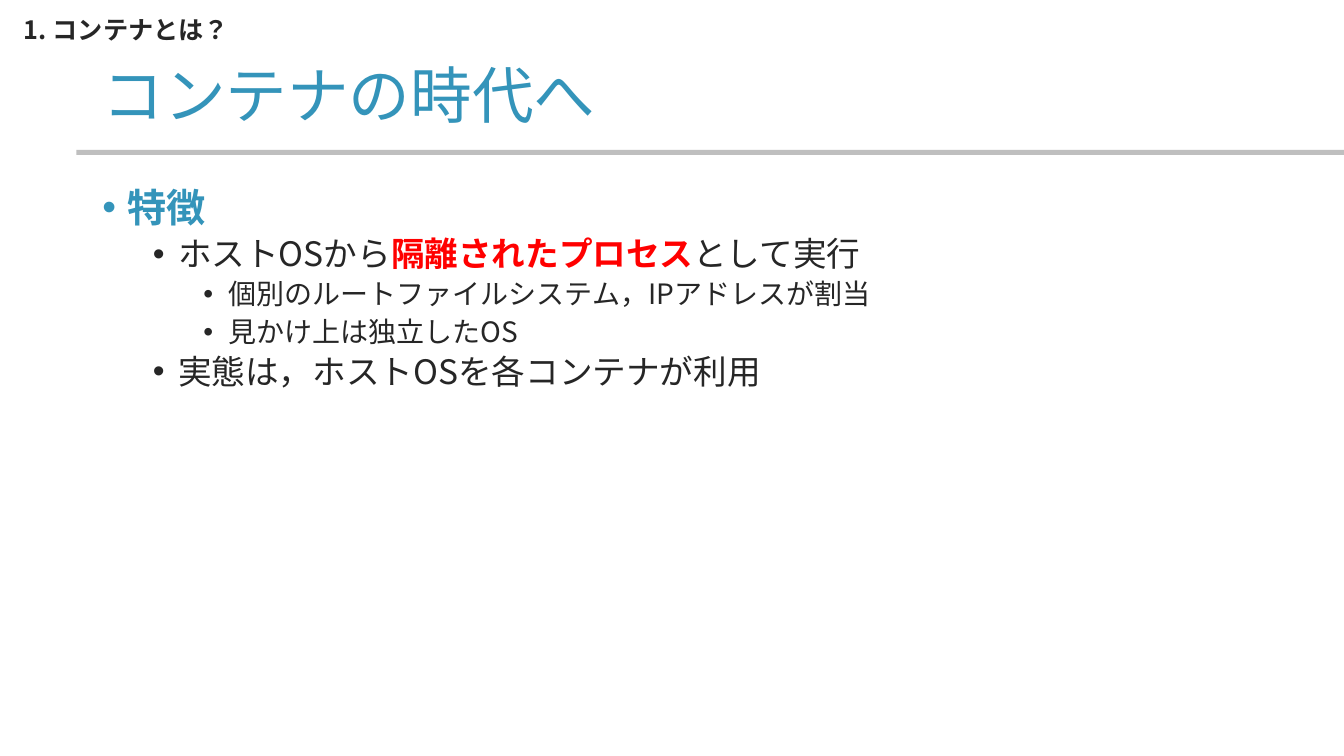
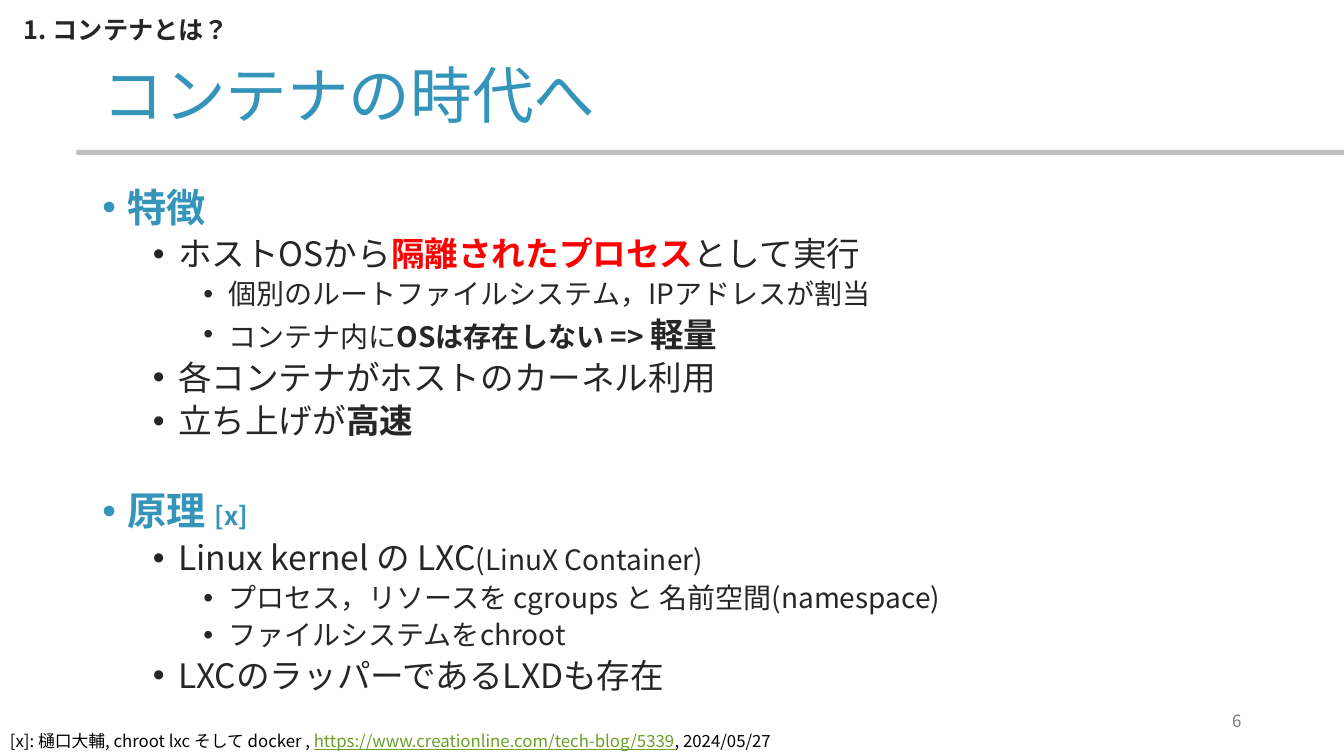
Before and after one commit to yamada-ai/java-prac, a slide deck: slide 6 of docker-container.pptx. Drawn at 1344x756 pixels with LibreOffice and Linux fonts; fonts in the diff are those of the drawing; background and template pictures are left out. Boxes give left, top, right and bottom in pixels: in the first picture for what was removed or moved away, otherwise in the second. Text is boxed around its words. In the diff, an @@ line names an element or a change of style, - is before the commit and + after.

```diff
--- a/docker-container.pptx
+++ b/docker-container.pptx
@@ text at <box>128,318,940,691</box>: text changed; size 24 to 20 pt @@
-    • 見かけ上は独立したOS
-  • 実態は，ホストOSを各コンテナが利用
+    • コンテナ内にOSは存在しない => 軽量
+  • 各コンテナがホストのカーネル利用
+  • 立ち上げが高速
+• 原理 [x]
+  • Linux kernel の LXC(LinuX Container)
+    • プロセス，リソースを cgroups と 名前空間(namespace)
+    • ファイルシステムをchroot
+  • LXCのラッパーであるLXDも存在
@@ page number added at <box>1232,714,1241,727</box>, 12 pt, text #797979 @@
+6
@@ text added at <box>10,733,771,751</box>, 12 pt, text #6B9F25, underline @@
+[x]: 樋口大輔, chroot lxc そして docker , https://www.creationline.com/tech-blog/5339, 2024/05/27
```
Also in this commit, not shown: 19 other slides changed, 6 slides added.
